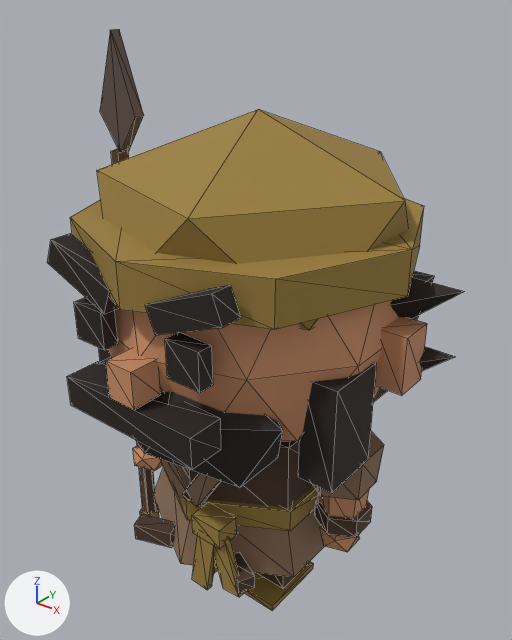
Renders of the glTF model godot3d/assets/models/yellow_turban_chibi.glb from each side of a commit.
Rendered twice from a 50 mm lens placed at (1.226, -1.513, 1.896), pointed at (-0.02, 0.045, 0.93). The lights are fixed; the arrows at lower left show +X, +Y and +Z. The first picture is the older version. Mesh edges are drawn as thin lines. Vertices at exactly the same position are counted once.

Script lines for the objects in view, before the commit:
```python
me_cube = bpy.data.meshes.new('Cube')
me_cube.from_pydata(...)  # 496 vertices, 792 faces; spans x -0.61..0.61, y -0.53..0.59, z 0.0..1.76
# faces by material slot: [196, 148, 84, 196, 16, 12, 140]
me_cube.materials.append(mat_mustard)  # yellow #9b7f3c
me_cube.materials.append(mat_dkbrown)  # brown #4d372a
me_cube.materials.append(mat_ltbrown)  # brown #8b6e57
me_cube.materials.append(mat_skin)  # orange #ca8f68
me_cube.materials.append(mat_wood)  # brown #593c28
me_cube.materials.append(mat_iron)  # brown #6e5e55
me_cube.materials.append(mat_hair)  # black #251c18
ob_yellow_turban_mesh = bpy.data.objects.new('yellow_turban_mesh', me_cube)
ob_yellow_turban_mesh.location = (0.0, 0.0, 0.0)
```
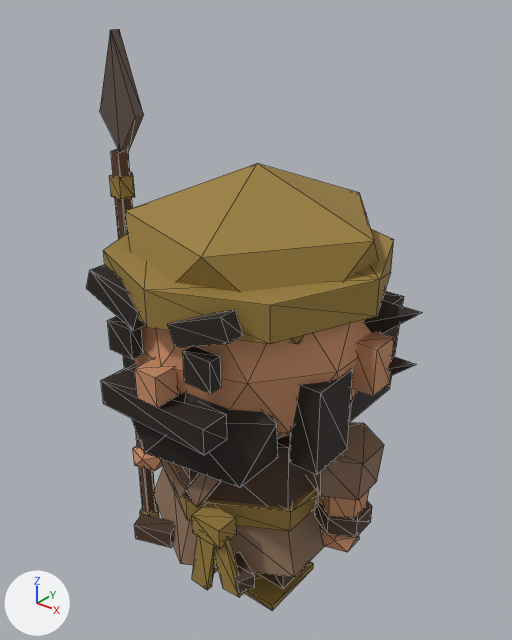
Scene script edits in JSON lines:
```json
{"block": "me_cube", "where": "# used by ob_yellow_turban_mesh; location = (0.0, 0.0, 0.0)"}
{"op": "remove", "block": "me_cube", "code": "me_cube.from_pydata(...)  # 496 vertices, 792 faces; spans x -0.61..0.61, y -0.53..0.59, z 0.0..1.76"}
{"op": "add", "block": "me_cube", "code": "me_cube.from_pydata(...)  # 496 vertices, 792 faces; spans x -0.51..0.51, y -0.44..0.55, z 0.0..1.76"}
{"block": "me_cube", "change": "me_cube part 1: the loose piece of 12 vertices spanning x -0.46..0.46, y -0.4..0.47, z 0.96..1.57 is scaled about its middle by 0.839, then moved by (0.0, -0.01, -0.09)"}
{"block": "me_cube", "change": "me_cube part 2: the loose piece of 16 vertices spanning x -0.5..0.5, y -0.5..0.5, z 1.17..1.3 is scaled about its middle by 0.839, then moved by (0.0, 0.0, -0.09)"}
{"block": "me_cube", "change": "me_cube part 3: the loose piece of 8 vertices spanning x 0.43..0.53, y -0.02..0.09, z 0.9..1.07 is scaled about its middle by 0.839, then moved by (-0.08, 0.0, -0.05)"}
{"block": "me_cube", "change": "me_cube part 4: the loose piece of 8 vertices spanning x -0.05..0.05, y -0.53..-0.43, z 0.92..1.02 is moved by (0.0, 0.08, -0.05)"}
{"block": "me_cube", "change": "me_cube part 5: the loose piece of 8 vertices spanning x -0.22..-0.12, y -0.47..-0.43, z 1.01..1.12 is moved by (0.03, 0.07, -0.06)"}
{"block": "me_cube", "change": "me_cube part 6: the loose piece of 8 vertices spanning x -0.31..-0.06, y -0.48..-0.42, z 1.12..1.28 is scaled about its middle by 0.839, then moved by (0.03, 0.07, -0.09)"}
{"block": "me_cube", "change": "me_cube part 7: the loose piece of 8 vertices spanning x 0.12..0.22, y -0.47..-0.43, z 1.01..1.12 is moved by (-0.03, 0.07, -0.06)"}
{"block": "me_cube", "change": "me_cube part 8: the loose piece of 8 vertices spanning x 0.06..0.31, y -0.48..-0.42, z 1.12..1.28 is scaled about its middle by 0.839, then moved by (-0.03, 0.07, -0.09)"}
{"block": "me_cube", "change": "me_cube part 9: the loose piece of 5 vertices spanning x 0.35..0.61, y 0.0..0.19, z 1.01..1.18 is scaled about its middle by 0.839, then moved by (-0.08, -0.02, -0.07)"}
{"block": "me_cube", "change": "me_cube part 10: the loose piece of 5 vertices spanning x 0.35..0.61, y 0.0..0.19, z 0.82..1.0 is scaled about its middle by 0.839, then moved by (-0.08, -0.02, -0.04)"}
{"block": "me_cube", "change": "me_cube part 11: the loose piece of 8 vertices spanning x -0.46..-0.35, y -0.23..-0.05, z 0.68..0.99 is scaled about its middle by 0.839, then moved by (0.07, 0.02, -0.03)"}
{"block": "me_cube", "change": "me_cube part 12: the loose piece of 8 vertices spanning x 0.35..0.46, y -0.23..-0.05, z 0.68..0.99 is scaled about its middle by 0.839, then moved by (-0.07, 0.02, -0.03)"}
{"block": "me_cube", "change": "me_cube part 13: the loose piece of 8 vertices spanning x -0.23..0.23, y -0.52..-0.41, z 0.81..0.91 is scaled about its middle by 0.839, then moved by (0.0, 0.08, -0.03)"}
{"block": "me_cube", "change": "me_cube part 14: 54 of the vertices in x -0.46..0.46, y -0.48..0.55, z 0.76..1.51 are scaled about their middle by 0.839, then moved by (0.0, -0.01, -0.07)"}
{"block": "me_cube", "change": "other edits to the shape of me_cube do not show in these pictures"}
```

What differs and where, as boxes [x1, y1, x2, y2] in the pictures (512 x 640 px; the box of a moved part takes in the faces that stretch with it):
```json
{"object": "yellow_turban_mesh", "change": "reshaped", "before": [47, 29, 465, 611], "after": [86, 29, 423, 611], "on screen": "19% narrower"}
{"part": 1, "of": "me_cube", "change": "moved or reshaped", "before": [97, 109, 409, 330], "after": [125, 163, 379, 344]}
{"part": 2, "of": "me_cube", "change": "moved or reshaped", "before": [70, 198, 424, 330], "after": [103, 229, 394, 344]}
{"part": 3, "of": "me_cube", "change": "moved or reshaped", "before": [375, 317, 427, 395], "after": [352, 332, 394, 396]}
{"part": 4, "of": "me_cube", "change": "moved or reshaped", "before": [106, 348, 161, 410], "after": [135, 358, 178, 408]}
{"part": 5, "of": "me_cube", "change": "moved or reshaped", "before": [74, 297, 118, 350], "after": [107, 316, 143, 359]}
{"part": 6, "of": "me_cube", "change": "moved or reshaped", "before": [47, 234, 118, 314], "after": [86, 264, 144, 330]}
{"part": 7, "of": "me_cube", "change": "moved or reshaped", "before": [165, 332, 213, 393], "after": [183, 346, 221, 394]}
{"part": 8, "of": "me_cube", "change": "moved or reshaped", "before": [145, 285, 241, 335], "after": [167, 310, 243, 348]}
{"part": 9, "of": "me_cube", "change": "moved or reshaped", "before": [390, 277, 465, 318], "after": [364, 300, 423, 333]}
{"part": 10, "of": "me_cube", "change": "moved or reshaped", "before": [419, 347, 456, 371], "after": [388, 356, 417, 376]}
{"part": 11, "of": "me_cube", "change": "moved or reshaped", "before": [98, 347, 111, 362], "after": [123, 355, 135, 368], "on screen": "mostly hidden"}
{"part": 12, "of": "me_cube", "change": "moved or reshaped", "before": [298, 362, 376, 493], "after": [290, 369, 353, 475]}
{"part": 13, "of": "me_cube", "change": "moved or reshaped", "before": [67, 361, 221, 470], "after": [101, 368, 227, 455]}
{"part": 14, "of": "me_cube", "change": "moved or reshaped", "before": [101, 271, 435, 488], "after": [127, 291, 404, 488]}
```
